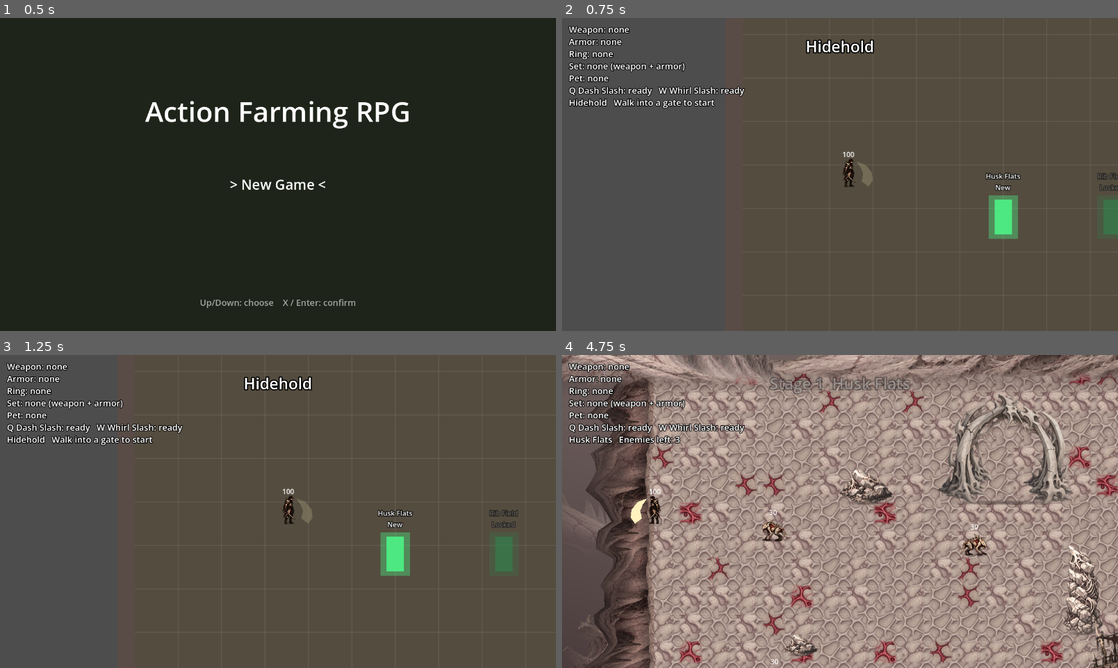
Above: before the commit, frames 1-4 (two rows, left to right).
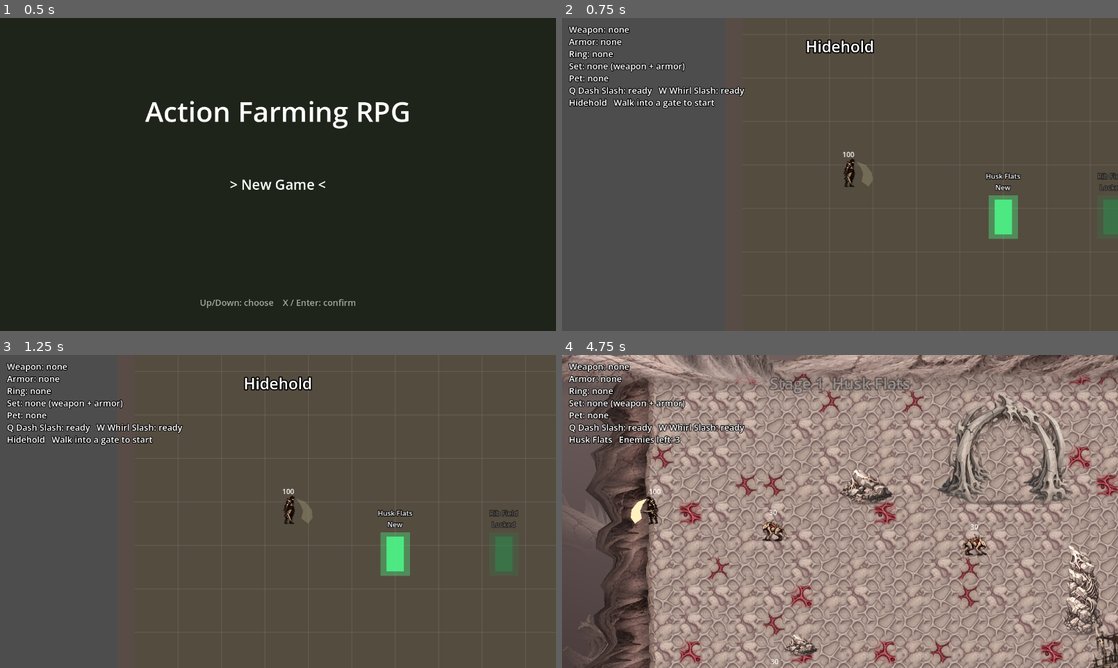
Above: after the commit, the same moments.

Repository: knc219-a11y/second-game
Game: Godot game, scene res://scenes/title.tscn
The game is run twice, just before and just after one commit, with the same random seed, the same clock (stepped at 60 frames per second) and the same inputs.
Inputs:
- Up to frame 1 (0.5 s): no input
- Up to frame 2 (0.75 s): tap Enter (ui_accept) at 0.5 s; hold Right (move_right) from 0.53 s (still down); hold X (attack) from 0.53 s (still down)
- Up to frame 3 (1.25 s): keep holding Right (move_right); keep holding X (attack); tap Enter (ui_accept) at 0.77 s
- Up to frame 4 (4.75 s): release Right (move_right) at 1.28 s; release X (attack) at 1.28 s; hold Down (move_down) 1.28-2.03 s; tap X (attack) at 1.35, 2.85, 4.55 s; tap Enter (ui_accept) at 1.52, 3.02, 3.77, 4.52 s; hold Right (move_right) 2.03-2.78 s; hold X (attack) 2.03-2.78 s; tap Space (roll) at 2.1, 4.35 s; hold Up (move_up) 2.78-3.53 s; hold X (attack) 3.53-4.28 s; hold Left (move_left) from 3.53 s (still down)

Frame 1 is identical in both runs. In frame 2, less than 0.1% of the frame differs, in the area x 50-53%, y 44-54%; in frame 3, less than 0.1%; in frame 4, 0.2%, in the area x 14-18%, y 44-55%.

Commit message:
Player basic attack shows startup / active / recovery sword poses
Sprite sheet grows from 6 to 9 frames (864x72): frames 6-8 are the
startup (sword pulled back), active (sword forward, body leaning in) and
recovery (sword dropping through) poses, picked from AttackPhase.
Timing, hitbox, damage, knockback, hitstop and skills are unchanged;
dash/whirl/hurt still show idle frame 0. If the Player turns mid swing
the pose keeps the hit's locked facing via flip_h, like the hitbox.

Co-Authored-By: Claude Opus 5.5 (1M context) <noreply@anthropic.com>
Claude-Session: https://claude.ai/code/session_01TcuuNMunza6Bc8QTectXHY

Diff:
--- a/scripts/player.gd
+++ b/scripts/player.gd
@@ -129,10 +129,11 @@
 # Only the Scab Pup (Stage 1 skin lineage) has one so far.
 @export var pet_sprite_sheets: Array[Texture2D] = [null, preload("res://art/stage1/pets/s1_scab_pup.png"), null]
 # Player art: a strip of right-facing frames sprite_frame_size each, origin
-# at the feet centre (sprite_origin). Frames 0-1 idle, 2-5 walk. It replaces the
+# at the feet centre (sprite_origin). Frames 0-1 idle, 2-5 walk, 6-8 basic
+# attack startup / active / recovery (one pose per AttackPhase). It replaces the
 # placeholder Body, which stays hidden but keeps holding the flash colour that
-# tints the sprite. Left is the existing Visual.scale.x flip. Attacks, dash,
-# whirl and hurt show idle frame 0 (no attack art yet). null keeps the box.
+# tints the sprite. Left is the existing Visual.scale.x flip. Dash, whirl
+# and hurt show idle frame 0 (no art for them yet). null keeps the box.
 @export var sprite_sheet: Texture2D = preload("res://art/player/player.png")
 @export var sprite_frame_size: Vector2 = Vector2(96, 72)
 @export var sprite_origin: Vector2 = Vector2(48, 68)
@@ -1055,14 +1056,20 @@
 	$Visual/FacingMarker.visible = false
 
 
-# Idle (2 frames) when standing, walk (4 frames) when moving, idle frame 0
-# while any attack or skill runs. Body colour (hurt/heal flash, dead) is laid over it.
+# Idle (2 frames) when standing, walk (4 frames) when moving, the basic attack
+# pose for the current AttackPhase, idle frame 0 while a skill runs or the
+# Player is pushed back. Body colour (hurt/heal flash, dead) is laid over it.
 func _update_sprite(delta: float) -> void:
 	sprite_anim_time += delta
 	var frame := 0
-	var busy := attack_phase != AttackPhase.NONE or dash_time_left > 0.0 or whirl_time_left > 0.0 or hurt_knockback_left > 0.0 or is_dead
+	var busy := dash_time_left > 0.0 or whirl_time_left > 0.0 or hurt_knockback_left > 0.0 or is_dead
+	# Facing can turn mid-swing, but the hitbox keeps the facing locked at the
+	# hit's start (attack_pivot), so the swing pose is drawn that way too.
+	sprite.flip_h = not busy and attack_phase != AttackPhase.NONE and int(attack_pivot.scale.x) != facing
 	if busy:
 		frame = 0
+	elif attack_phase != AttackPhase.NONE:
+		frame = 5 + int(attack_phase)
 	elif roll_time_left <= 0.0 and velocity.length() > 10.0:
 		frame = 2 + int(sprite_anim_time * walk_fps) % 4
 	else:
Binary file changed: art/player/player.png
